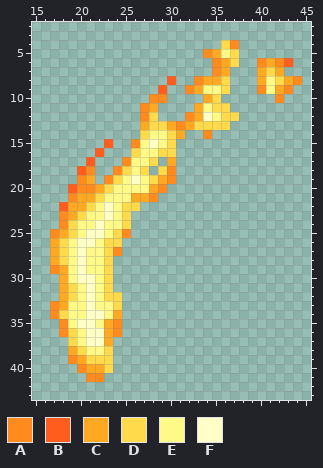
One commit to this pixel-art sprite: src/main/resources/assets/dacxirons/textures/entities/eldritch_slash/flame_strike_1.png. Above, as it was before the edit.
The file is 64x64 pixels. Shown: x 15..45, y 2..43.
Palette (. is transparent): A #ff8a1d  B #ff5d1d  C #ffa922  D #ffdb4c  E #fffa87  F #ffffc8
Now the later version:
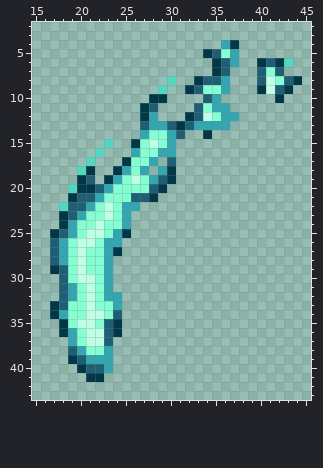
From old to new:
Colour A changes from #ff8a1d to #003847.
Colour B changes from #ff5d1d to #51d8c0.
Colour C changes from #ffa922 to #1e5f76.
Colour D changes from #ffdb4c to #32a7b2.
Colour E changes from #fffa87 to #84ffd3.
Colour F changes from #ffffc8 to #bfffe8.
Colour E replaces colour D in row 7 at x 41; in row 8 at x 42.
Colour F replaces colour E in rows 8 to 9 at x 41.
Where, in picture pixels (left, top, right, bottom), the same in both pictures:
changed: (50, 40, 302, 382)
